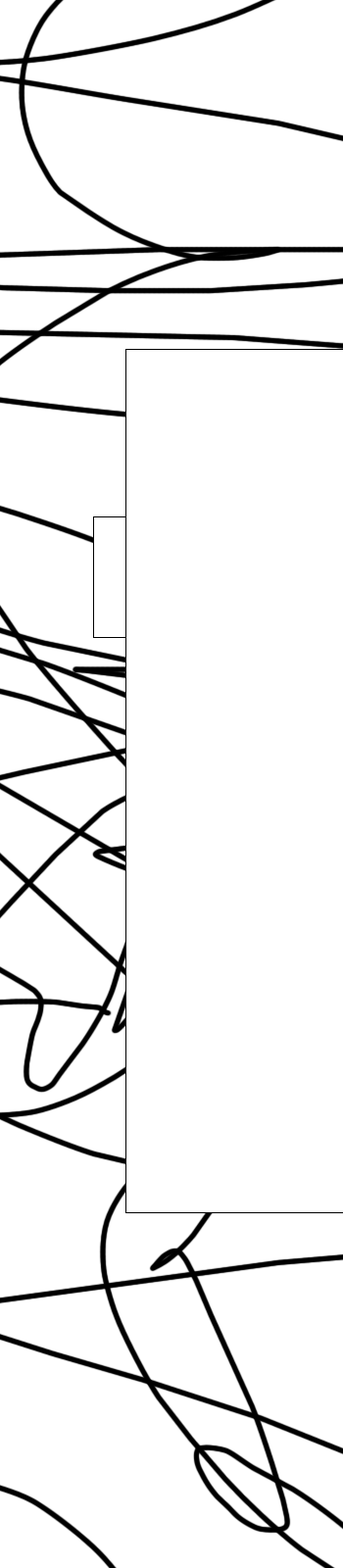
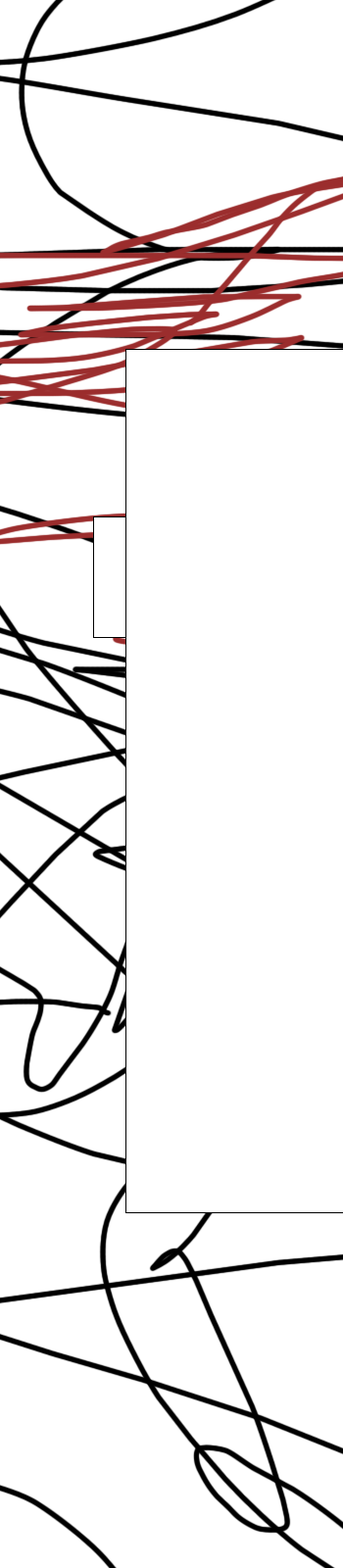
Two versions of the same layered image (343x1568). Layer-by-layer changes:
painted on "Background" over [0, 175, 343, 646]
